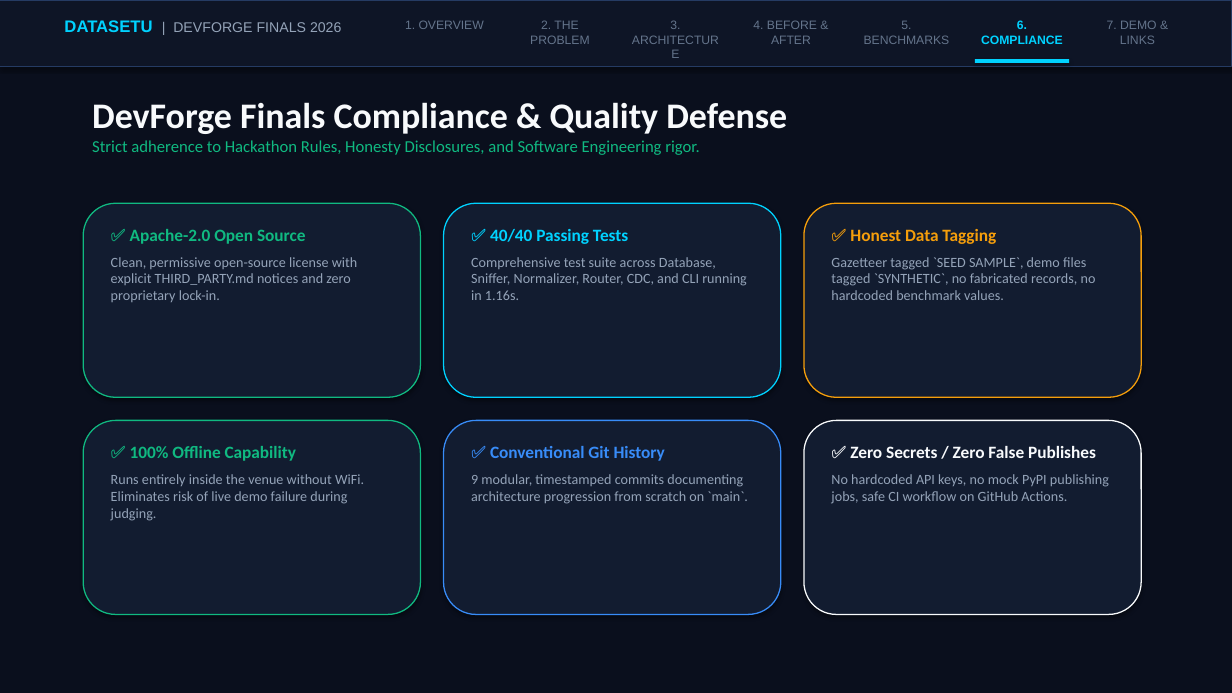
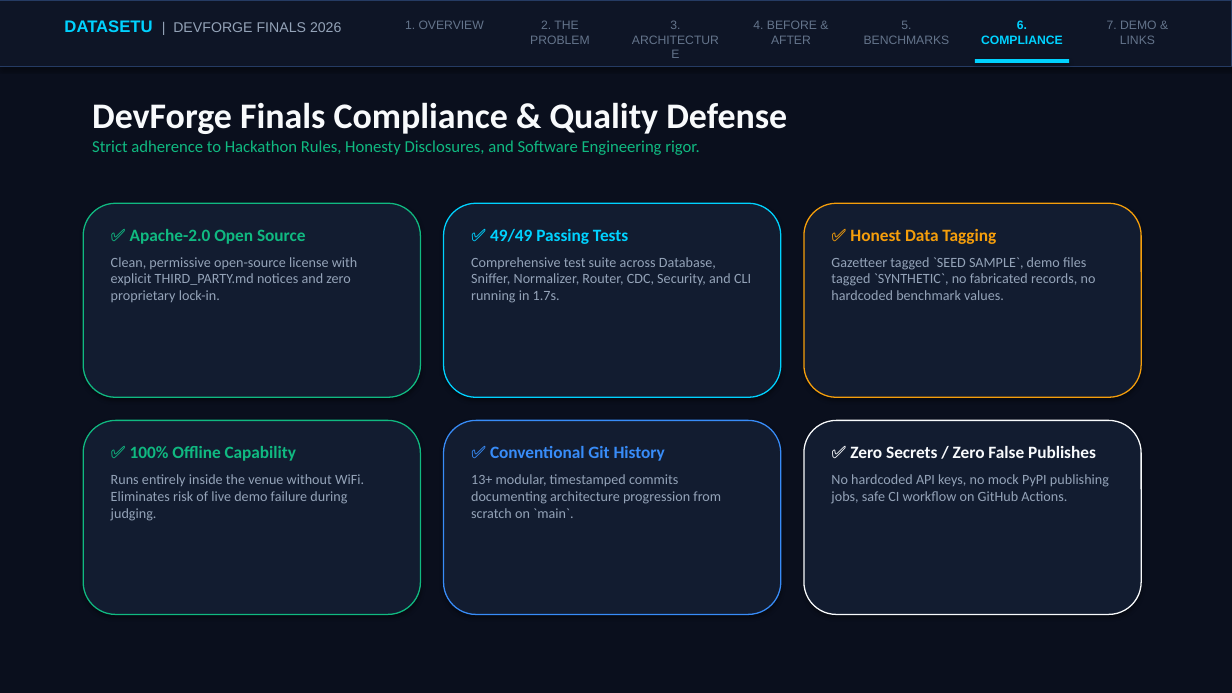
Before and after one commit to garv-sanveria/datasetu, a slide deck: slide 6 of docs/DataSetu_DevForge_Finals.pptx. Drawn at 1232x693 pixels with LibreOffice and Linux fonts; fonts in the diff are those of the drawing. Boxes give left, top, right and bottom in pixels: in the first picture for what was removed or moved away, otherwise in the second. Text is boxed around its words. In the diff, an @@ line names an element or a change of style, - is before the commit and + after.

```diff
--- a/docs/DataSetu_DevForge_Finals.pptx
+++ b/docs/DataSetu_DevForge_Finals.pptx
@@ text at (471,229,751,303): text changed @@
-✅ 40/40 Passing Tests
-Comprehensive test suite across Database, Sniffer, Normalizer, Router, CDC, and CLI running in 1.16s.
+✅ 49/49 Passing Tests
+Comprehensive test suite across Database, Sniffer, Normalizer, Router, CDC, Security, and CLI running in 1.7s.
@@ text at (471,474,721,518): text changed @@
-9 modular, timestamped commits documenting architecture progression from scratch on `main`.
+13+ modular, timestamped commits documenting architecture progression from scratch on `main`.
```
Also in this commit, not shown: 1 other slide changed, 13 other files.
